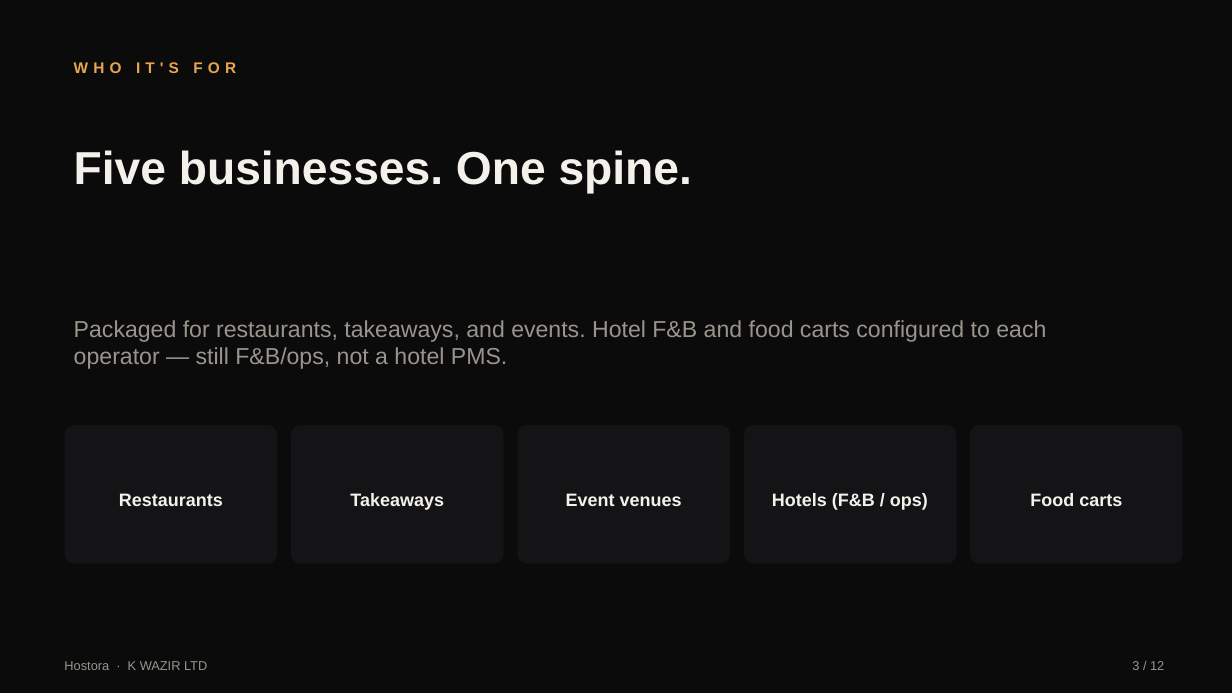
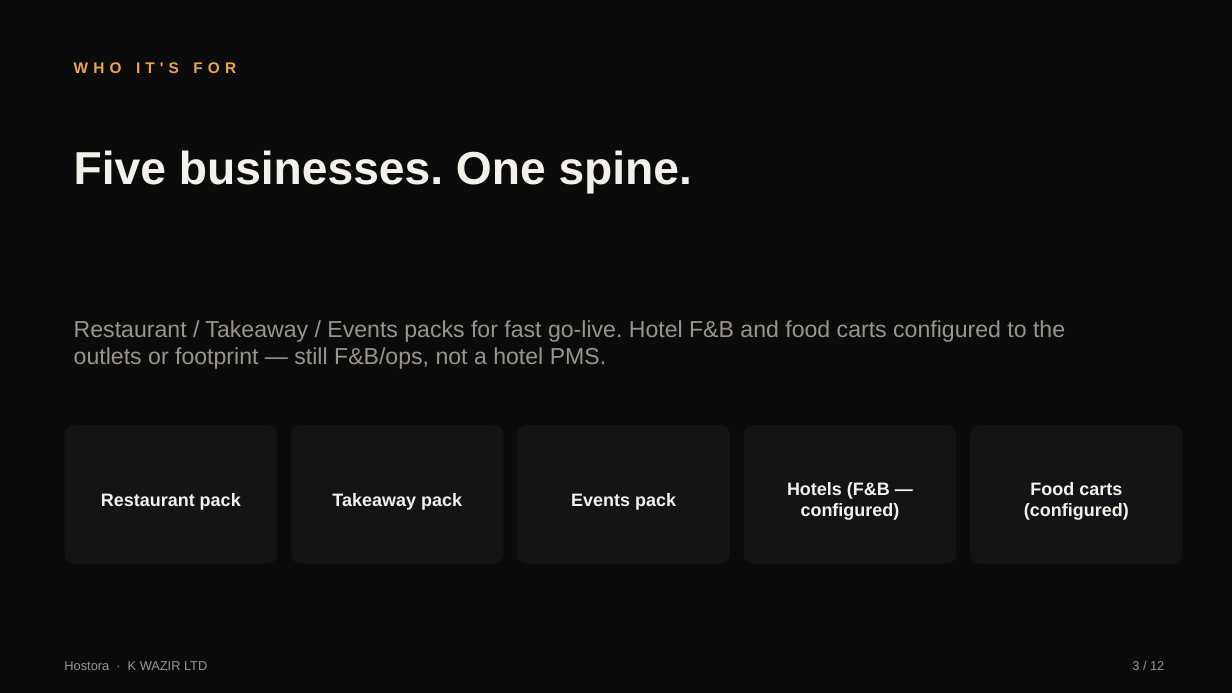
Before and after one commit to madnikhan/hostora, a slide deck: slide 3 of public/sales/Hostora-Sales-Presentation.pptx. Drawn at 1232x693 pixels with LibreOffice and Linux fonts; fonts in the diff are those of the drawing. Boxes give left, top, right and bottom in pixels: in the first picture for what was removed or moved away, otherwise in the second. Text is boxed around its words. In the diff, an @@ line names an element or a change of style, - is before the commit and + after.

```diff
--- a/public/sales/Hostora-Sales-Presentation.pptx
+++ b/public/sales/Hostora-Sales-Presentation.pptx
@@ text at (74, 320, 1065, 369): text changed @@
-Packaged for restaurants, takeaways, and events. Hotel F&B and food carts configured to each operator — still F&B/ops, not a hotel PMS.
+Restaurant / Takeaway / Events packs for fast go-live. Hotel F&B and food carts configured to the outlets or footprint — still F&B/ops, not a hotel PMS.
@@ text at (101, 493, 241, 510): text changed @@
-Restaurants
+Restaurant pack
@@ text at (332, 493, 462, 510): text changed @@
-Takeaways
+Takeaway pack
@@ text at (571, 493, 676, 510): text changed @@
-Event venues
+Events pack
@@ text at (787, 482, 900, 520): text changed @@
-Hotels (F&B / ops)
+Hotels (F&B — configured)
@@ text at (1024, 482, 1129, 520): text changed @@
-Food carts
+Food carts (configured)
```
Also in this commit, not shown: 3 other slides changed, 19 other files.
